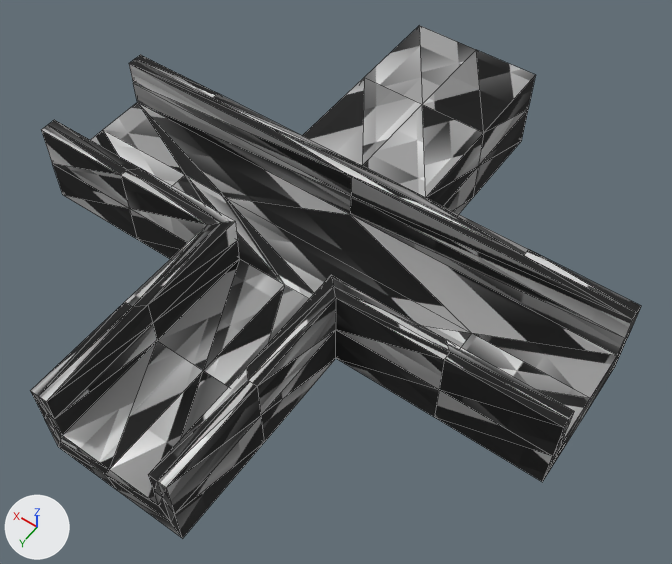
Renders of the OBJ model resources/shape-1.obj from each side of a commit.
One viewpoint serves both versions: a 50 mm camera at (-0.61, 0.804, 1.231) aimed at (-0.053, 0.024, 0.005). The axes (+X, +Y, +Z) are drawn at lower left. The lights are the same throughout. Mesh edges are drawn as thin lines. Where no turn or scale is listed for an object, it has been applied to the vertices.

Before the edit, the objects in view are built like this:
```python
me_shape_1 = bpy.data.meshes.new('shape-1')
me_shape_1.from_pydata(...)  # 154 vertices, 304 faces; spans x -0.5..0.5, y -0.5..0.5, z -0.038..0.125
me_shape_1.materials.append(mat_material_0)  # picture img_shape_null_tex_png
ob_shape_1 = bpy.data.objects.new('shape-1', me_shape_1)
ob_shape_1.location = (0.0, 0.0, 0.0)
```
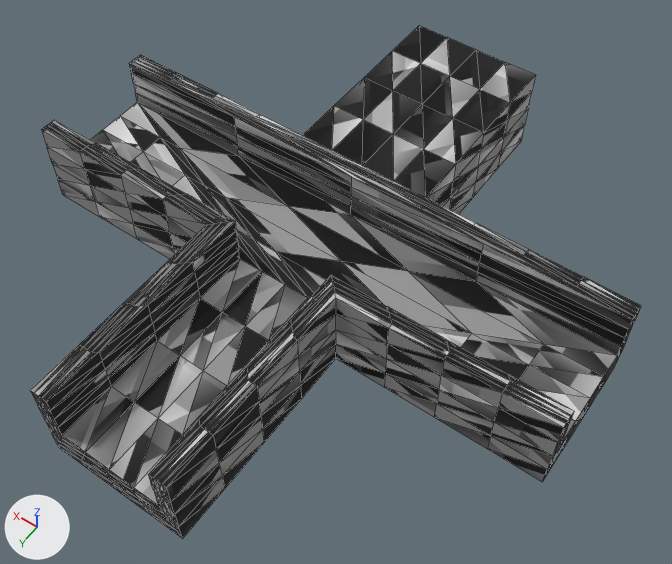
Diff of the bpy script that builds the scene:
```diff
--- a/resources/shape-1.obj.py
+++ b/resources/shape-1.obj.py
@@ me_shape_1 @@
 # used by ob_shape_1; location = (0.0, 0.0, 0.0)
-me_shape_1.from_pydata(...)  # 154 vertices, 304 faces; spans x -0.5..0.5, y -0.5..0.5, z -0.038..0.125
+me_shape_1.from_pydata(...)  # 610 vertices, 1216 faces; spans x -0.5..0.5, y -0.5..0.5, z -0.038..0.125
+# me_shape_1 part 1: 456 vertices added at x -0.5..0.5, y -0.5..0.5, z -0.038..0.125
 me_shape_1.materials.append(mat_material_0)
```

Changed parts and their boxes (x1, y1, x2, y2) in the pictures (672 x 564 px):
part 1 of me_shape_1, added
    after: (30, 26, 641, 538)
